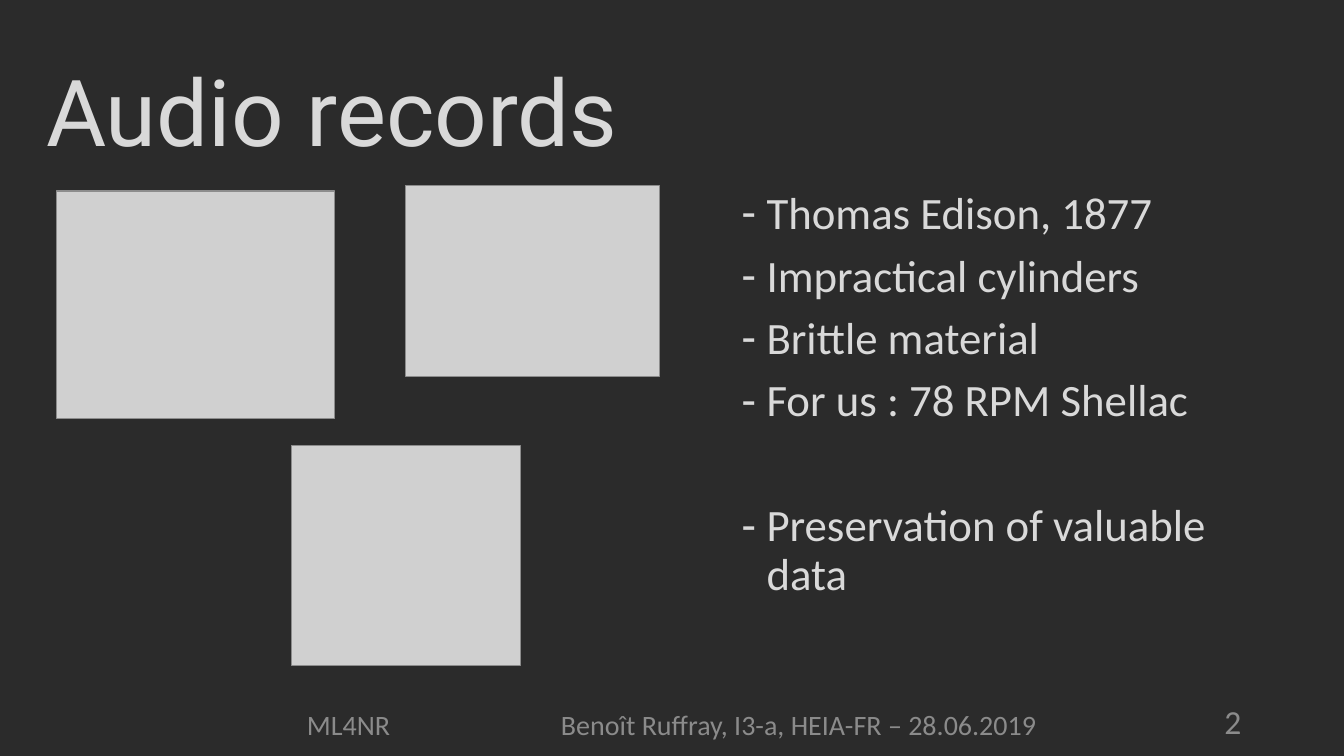
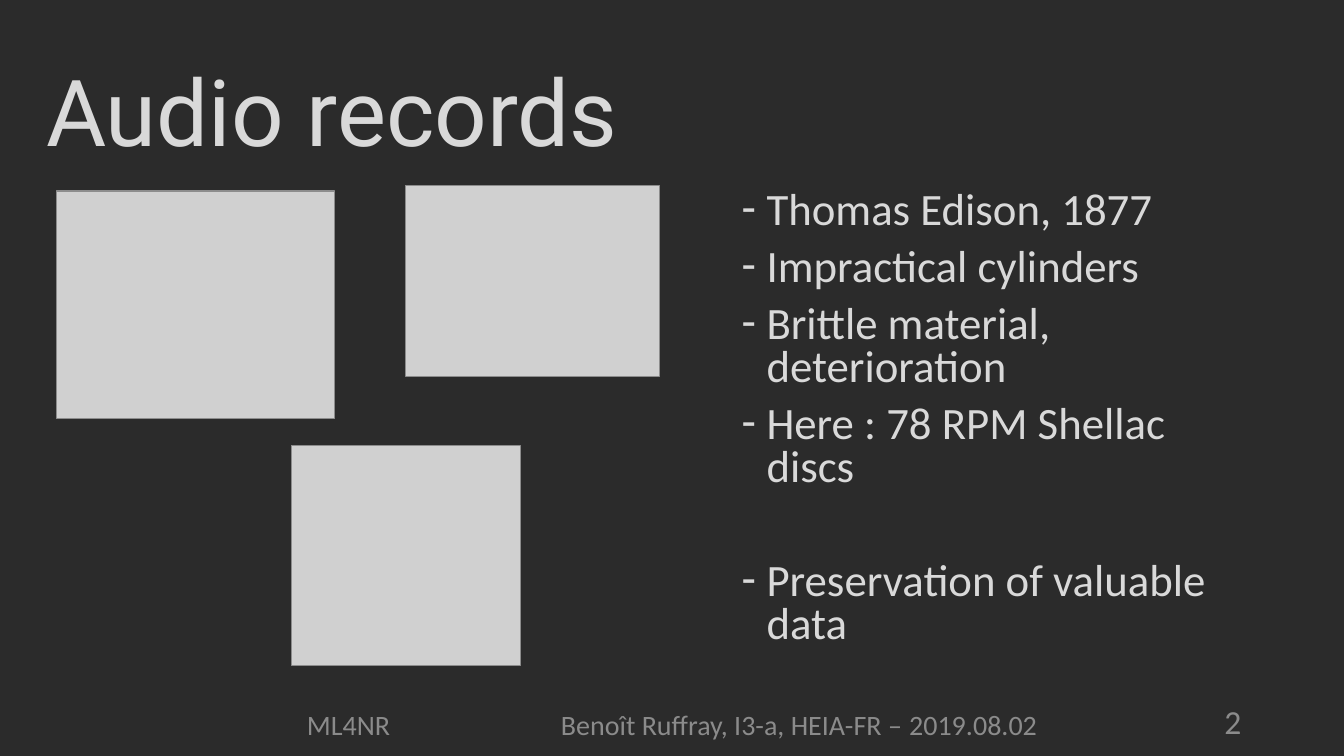
Before and after one commit to Johnatonb/IRENE, a slide deck: slide 2 of doc/presentation/ml4nr.pptx. Drawn at 1344x756 pixels with LibreOffice and Linux fonts; fonts in the diff are those of the drawing; grey boxes stand for pictures; background and template pictures are left out; a plain dark background stands for a picture behind light text. Boxes give left, top, right and bottom in pixels: in the first picture for what was removed or moved away, otherwise in the second. Text is boxed around its words. In the diff, an @@ line names an element or a change of style, - is before the commit and + after.

```diff
--- a/doc/presentation/ml4nr.pptx
+++ b/doc/presentation/ml4nr.pptx
@@ text at (767, 194, 1205, 640): line spacing 0.9 to 0.8 @@
@@ text at (767, 308, 1165, 483): text changed @@
-– Brittle material
-– For us : 78 RPM Shellac
+– Brittle material, deterioration
+– Here : 78 RPM Shellac discs
@@ text at (307, 716, 1037, 740): text changed @@
-ML4NR Benoît Ruffray, I3-a, HEIA-FR – 28.06.2019
+ML4NR Benoît Ruffray, I3-a, HEIA-FR – 2019.08.02
```
Also in this commit, not shown: 9 other slides changed, 12 slides added, 53 other files.
